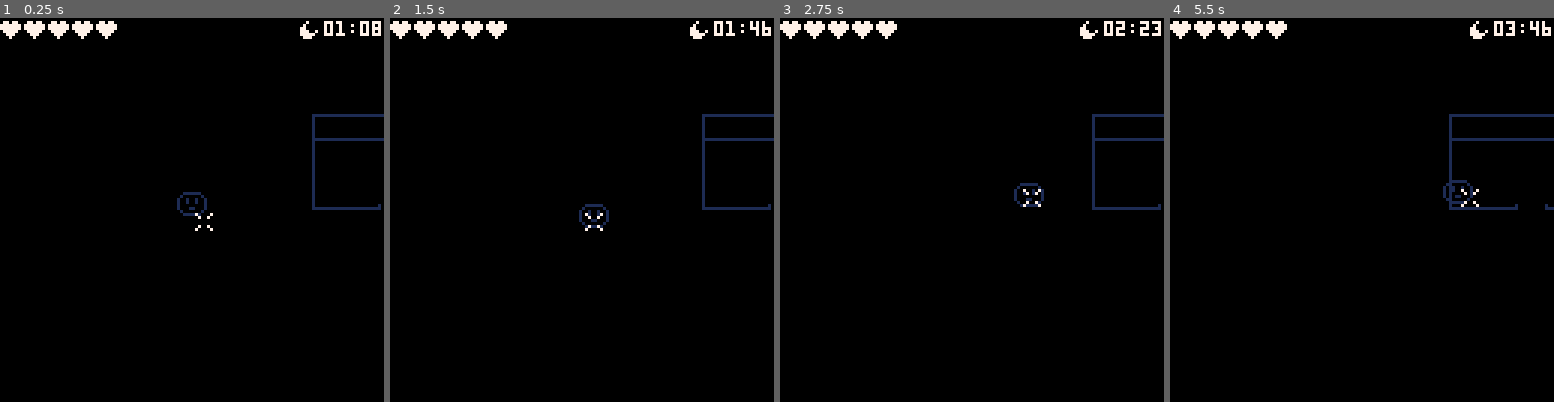
Above: before the commit, frames 1-4 (left to right).
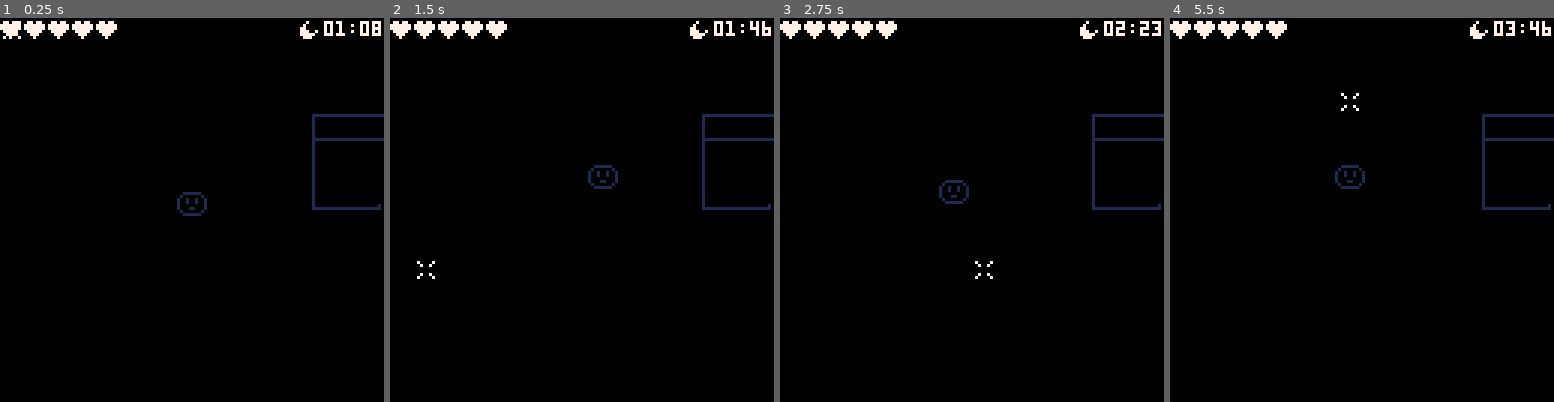
Above: after the commit, the same moments.

Repository: Lyatus/ld43
Game: PICO-8 cartridge ld43.p8
Same seed, same stepped clock (60 frames per second), same inputs: the game is played once before the commit and once after it.
Inputs (mouse positions are in pixels of both pictures, inside the frame that each line leads up to):
- Up to frame 1 (0.25 s): no input
- Up to frame 2 (1.5 s): click (670, 121) at 0.67 s; tap O (Z key) at 0.7 s; click (436, 267) at 1.22 s
- Up to frame 3 (2.75 s): hold Right 1.6-2.1 s; tap O (Z key) at 1.7, 2.1, 2.5 s; click (887, 114) at 1.77 s; hold Up 2.15-2.42 s; click (952, 259) at 2.32 s; hold Right from 2.47 s (still down)
- Up to frame 4 (5.5 s): click (1404, 106) at 2.87 s; tap O (Z key) every 0.4 s from 2.9 to 5.3 s; release Right at 3.03 s; hold Left 3.08-3.58 s; click (1465, 256) at 3.42 s; hold Down 3.63-3.97 s; click (1231, 102) at 3.97 s; hold Right 4.02-4.68 s; click (1292, 248) at 4.52 s; hold Up 4.73-5.03 s; click (1354, 94) at 5.07 s; hold Left from 5.08 s (still down)

The runs differ from the first frame. In frame 1, less than 0.1% of the frame differs, in the area x 0-56%, y 0-56%; in frame 2, 0.5%; in frame 3, 0.5%; in frame 4, 1.1%, in the area x 42-100%, y 19-50%.

Commit message:
Added mouse support

Diff:
--- a/ld43.p8
+++ b/ld43.p8
@@ -48,10 +48,10 @@
 		local tma_new_x = mid(tma_x+1, tma_x-1, tma_dst_x)
 		local tma_new_y = mid(tma_y+1, tma_y-1, tma_dst_y)
 		if tma_new_x != tma_x or tma_new_y != tma_y then
-			local map_spr_x = mget(tma_new_x/8,tma_y/8)
-			local map_spr_y = mget(tma_x/8,tma_new_y/8)
-			tma_x = fget(map_spr_x,0) and tma_x or tma_new_x
-			tma_y = fget(map_spr_y,0) and tma_y or tma_new_y
+			local col_x = fget(mget((tma_new_x-4)/8,tma_y/8),0) or fget(mget((tma_new_x+4)/8,tma_y/8),0)
+			local col_y = fget(mget(tma_x/8,tma_new_y/8),0)
+			tma_x = col_x and tma_x or tma_new_x
+			tma_y = col_y and tma_y or tma_new_y
 		else
 			tma_dst = false
 		end
@@ -102,9 +102,12 @@
 function crs_init()
 	crs_x = 8
 	crs_y = 8
+	crs_last_m_x = -1
+	crs_last_m_y = -1
+	poke(0x5F2D, 1)
 end
 function crs_update()
-	if btnp(4) then -- action
+	if btnp(4) or stat(34)!=0 then -- action
 		local act = act_get(crs_x, crs_y)
 		if act then
 			act.f()
@@ -116,12 +119,20 @@
 	if btnp(1) then crs_x += 1 end
 	if btnp(2) then crs_y -= 1 end
 	if btnp(3) then crs_y += 1 end
+	if stat(32) != crs_last_m_x then
+		crs_x = flr(stat(32)/8)
+		crs_last_m_x = stat(32)
+	end
+	if stat(33) != crs_last_m_y then
+		crs_y = flr(stat(33)/8)
+		crs_last_m_y = stat(33)
+	end
 	crs_x = mid(0, crs_x, 15)
 	crs_y = mid(0, crs_y, 15)
 end
 function crs_draw()
 	local act = act_get(crs_x, crs_y)
-	local sprite = btn(4) and 81 or 80
+	local sprite = (btn(4) or stat(34)!=0) and 81 or 80
 	if act then
 		pal(7, 12)
 	end
